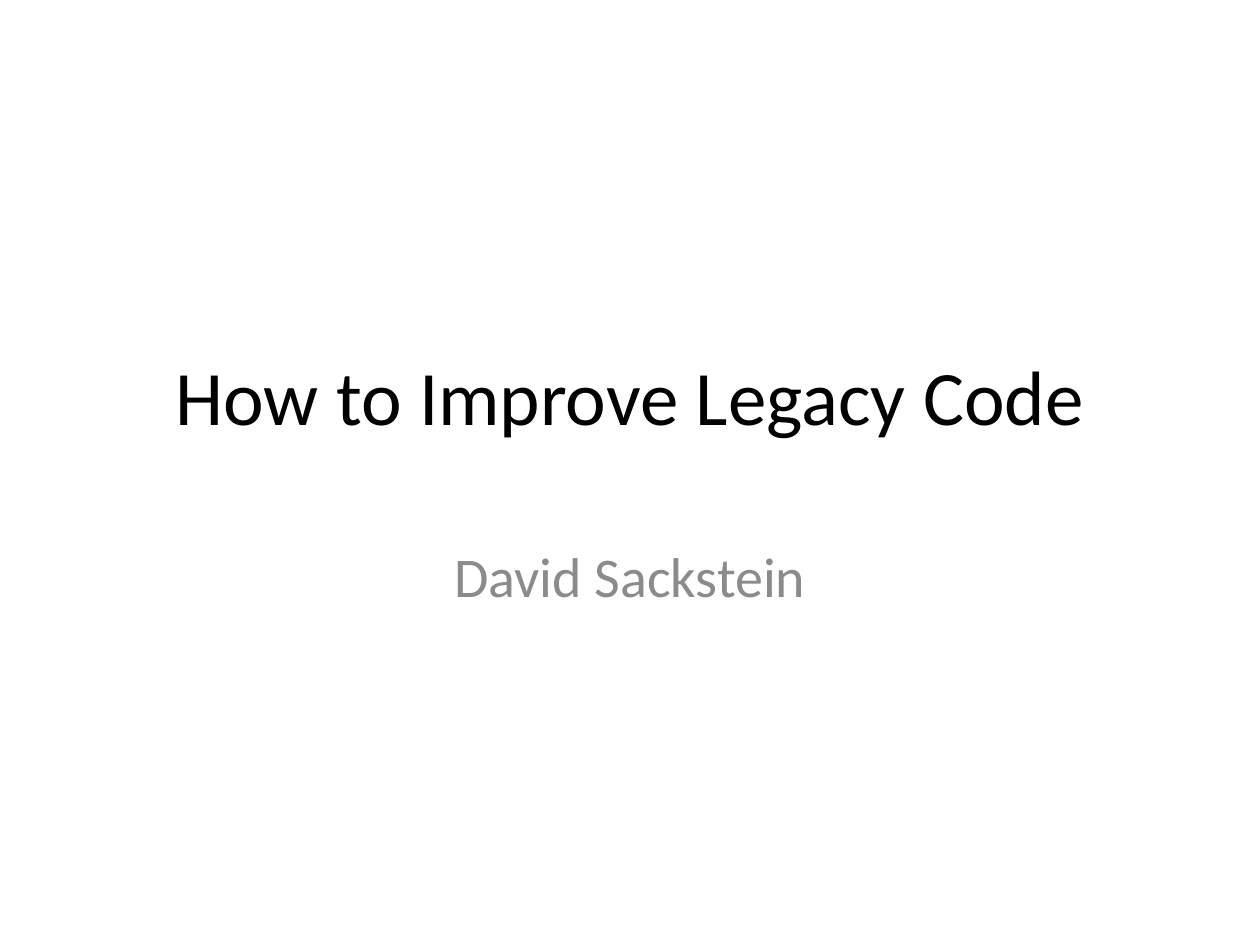
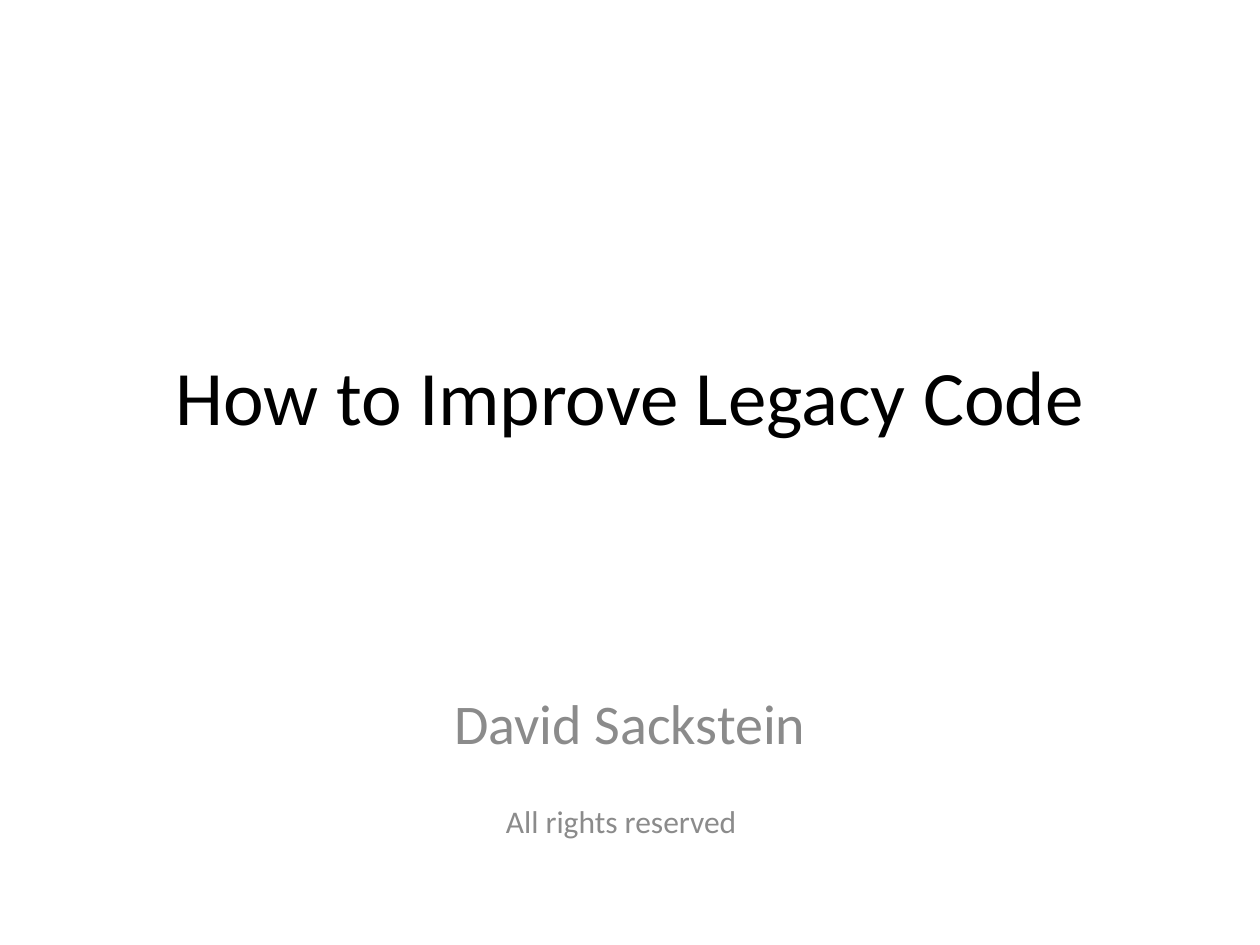
Before and after one commit to david-sackstein/solid-c-cpp, a slide deck: slide 1 of Module 4 - Legacy Code.pptx. Drawn at 1260x945 pixels with LibreOffice and Linux fonts; fonts in the diff are those of the drawing. Boxes give left, top, right and bottom in pixels: in the first picture for what was removed or moved away, otherwise in the second. Text is boxed around its words. In the diff, an @@ line names an element or a change of style, - is before the commit and + after.

```diff
--- a/Module 4 - Legacy Code.pptx
+++ b/Module 4 - Legacy Code.pptx
@@ subtitle "David Sackstein": place and size @@
-subtitle "David Sackstein" at [454, 558, 806, 598]
+subtitle "David Sackstein" at [454, 705, 806, 745]
@@ text added at [506, 811, 736, 839], 18 pt, text #8C8C8C @@
+All rights reserved
```
Also in this commit, not shown: 7 other slides changed, 2 slides added, 2 slides removed, 7 other files.
